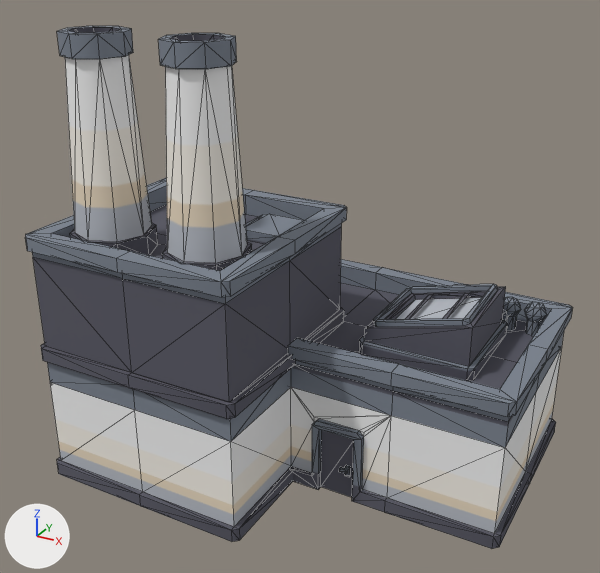
An edit to the glTF model assets/models/factory-b.glb, drawn before and after from the same camera.
Before and after are seen from a 50 mm lens placed at (0.712, -1.356, 1.052), pointed at (-0.015, -0.033, 0.391). Lighting does not change. The marker at lower left points along +X, +Y and +Z. The older version comes first. Mesh edges are drawn as thin lines. Where no turn or scale is listed for an object, it has been applied to the vertices. Vertices at exactly the same position are counted once.

Script lines for the objects in view, before the commit:
```python
me_factory_b = bpy.data.meshes.new('factory-b')
me_factory_b.from_pydata(...)  # 828 vertices, 1484 faces; spans x -0.45..0.45, y -0.345..0.345, z -0.441..0.441
me_factory_b.materials.append(mat_palette_city_kit_industrial)
ob_factory_b = bpy.data.objects.new('factory-b', me_factory_b)
ob_factory_b.location = (0.0, 0.0, 0.441)
```
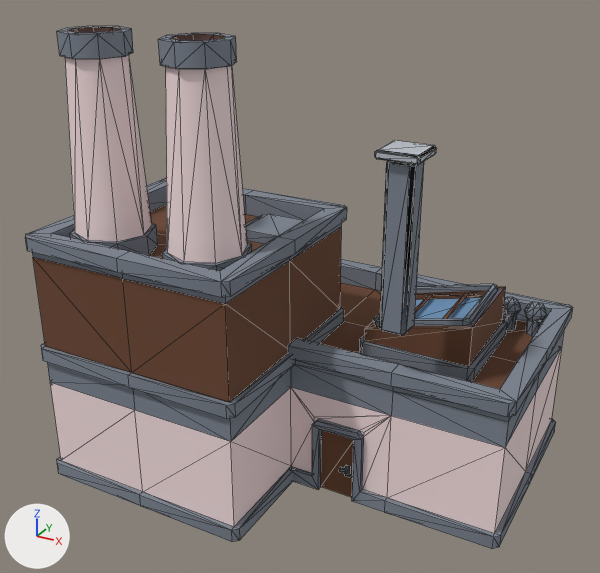
Changed parts and their boxes (x1, y1, x2, y2) in the pictures (600 x 573 px):
part 1 of me_factory_b, added: after (380, 161, 424, 336)
part 2 of me_factory_b, added: after (375, 140, 437, 165)
part 3 of me_factory_b, recoloured: (32, 26, 561, 549) in both

The change, as a list of edits to the scene's bpy script:
```text
Add mat_vertex_colors:
    mat_vertex_colors = bpy.data.materials.new('vertex-colors')
    mat_vertex_colors.use_nodes = True; mat_vertex_colors.node_tree.nodes.clear()
    _N = mat_vertex_colors.node_tree.nodes; _L = mat_vertex_colors.node_tree.links
    n0 = _N.new('ShaderNodeBsdfPrincipled'); n0.name = 'Principled BSDF'
    n0.inputs[2].default_value = 1.0  # 'Roughness'
    n1 = _N.new('ShaderNodeOutputMaterial'); n1.name = 'Material Output'
    n2 = _N.new('ShaderNodeVertexColor'); n2.name = 'Color Attribute'
    _L.new(n0.outputs[0], n1.inputs[0])  # 'BSDF' to 'Surface'
    _L.new(n2.outputs[0], n0.inputs[0])  # 'Color' to 'Base Color'
Change me_factory_b:
    used by ob_factory_b; location = (0.0, 0.0, 0.441)
    remove me_factory_b.from_pydata(...)  # 828 vertices, 1484 faces; spans x -0.45..0.45, y -0.345..0.345, z -0.441..0.441
    add me_factory_b.from_pydata(...)  # 876 vertices, 1572 faces; spans x -0.45..0.45, y -0.345..0.345, z -0.441..0.441
    me_factory_b part 1: a new loose piece of 24 vertices spanning x 0.206..0.256, y -0.154..-0.104, z -0.044..0.265, in mat_vertex_colors
    me_factory_b part 2: a new loose piece of 24 vertices spanning x 0.192..0.27, y -0.168..-0.091, z 0.265..0.281, in mat_vertex_colors
    me_factory_b part 3: 1484 faces spanning x -0.45..0.45, y -0.345..0.345, z -0.441..0.441 switch from mat_palette_city_kit_industrial to mat_vertex_colors
```
